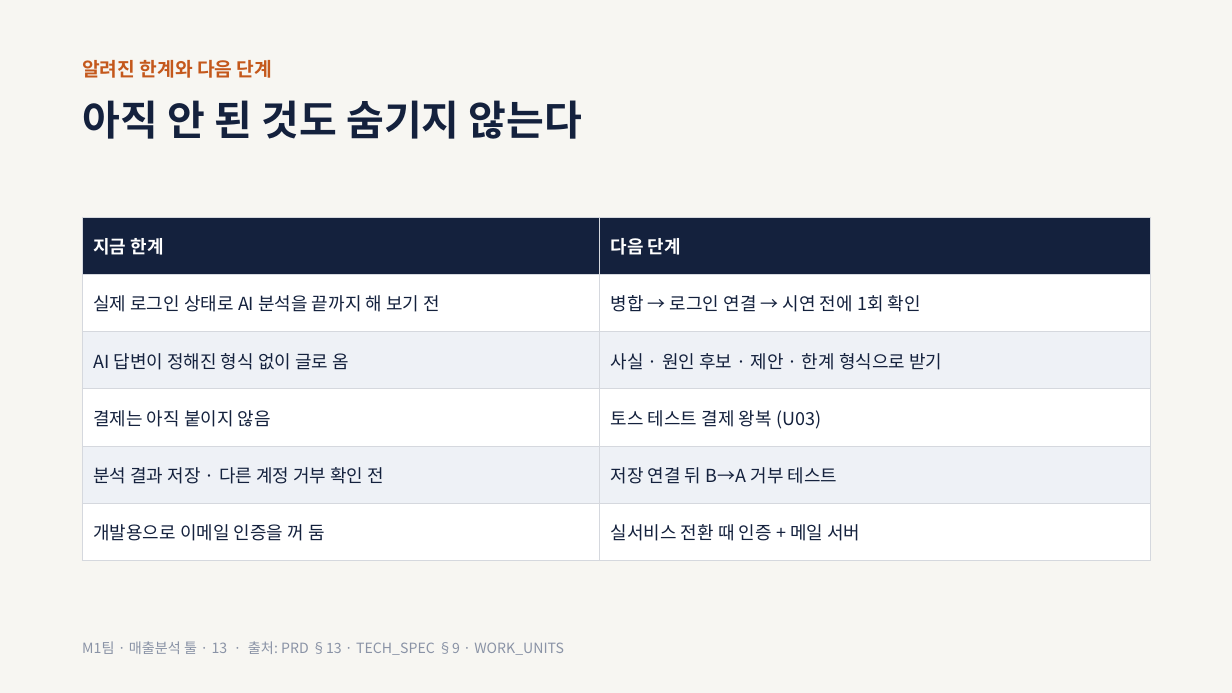
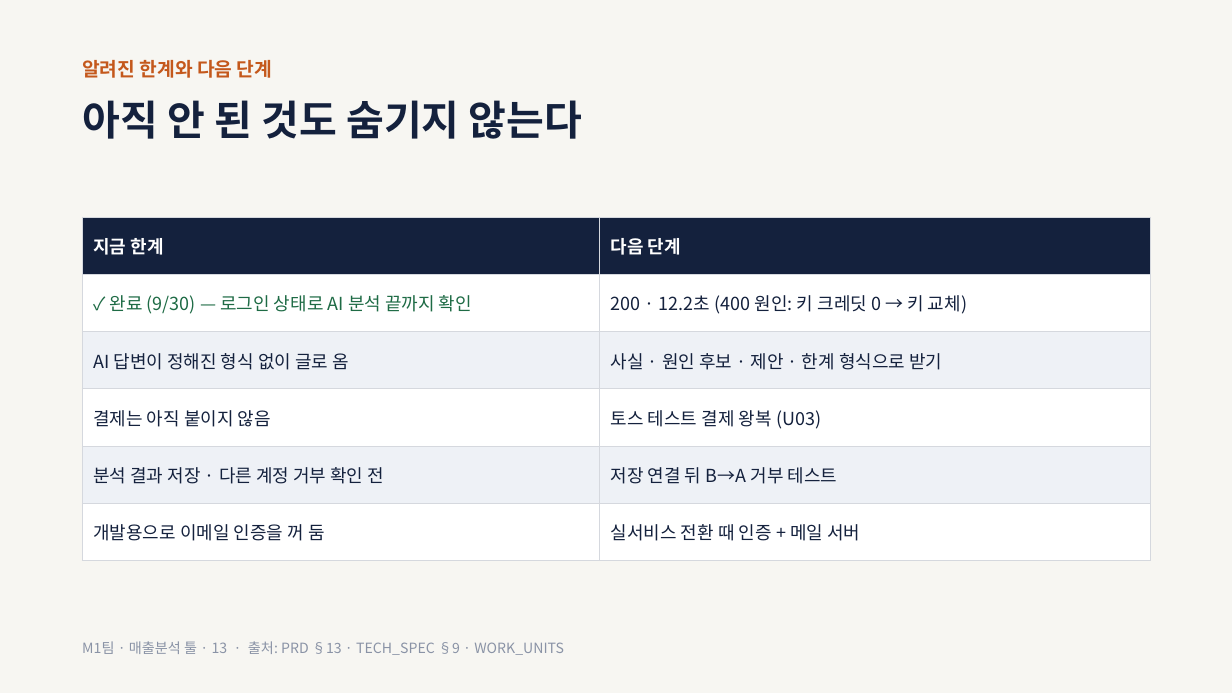
Before and after one commit to ctaleez51-art/sales-analysis, a slide deck: slide 13 of docs/presentation/M1_presentation_draft_v0.1.pptx. Drawn at 1232x693 pixels with LibreOffice and Linux fonts; fonts in the diff are those of the drawing. Boxes give left, top, right and bottom in pixels: in the first picture for what was removed or moved away, otherwise in the second. Text is boxed around its words. In the diff, an @@ line names an element or a change of style, - is before the commit and + after.

```diff
--- a/docs/presentation/M1_presentation_draft_v0.1.pptx
+++ b/docs/presentation/M1_presentation_draft_v0.1.pptx
@@ table at box(82, 217, 1151, 545) @@
-row 2, column 1: 실제 로그인 상태로 AI 분석을 끝까지 해 보기 전
+row 2, column 1: ✓ 완료 (9/30) — 로그인 상태로 AI 분석 끝까지 확인
-row 2, column 2: 병합 → 로그인 연결 → 시연 전에 1회 확인
+row 2, column 2: 200 · 12.2초 (400 원인: 키 크레딧 0 → 키 교체)
```
Also in this commit, not shown: 1 other file.
